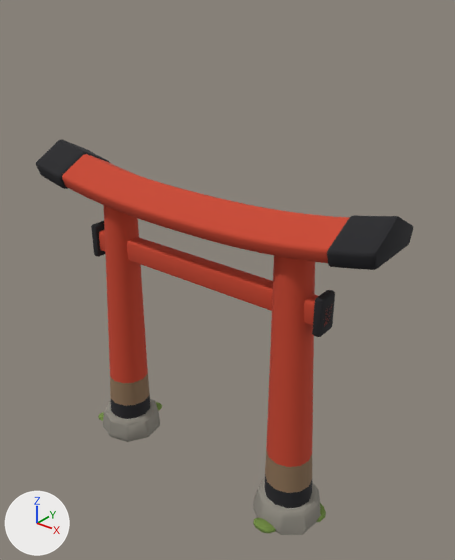
The Blender file assets/blender/torii_small.blend: old version first, new version second.
Camera for both pictures: a 50 mm lens placed at (2.61, -2.95, 3.53), pointed at (0.15, 0.13, 1.62). Every picture has the same lights, and +X, +Y and +Z are marked at lower left. The first picture is the older version.

The older version as bpy lines, for what is in view:
```python
me_torii_small = bpy.data.meshes.new('torii_small')
me_torii_small.from_pydata(...)  # 1385 vertices, 1540 faces; spans x -1.35..1.38, y -0.29..0.31, z -0.01..2.41
me_torii_small.polygons.foreach_set('use_smooth', [True] * 1540)
# faces by material slot: [394, 360, 24, 362, 400]
me_torii_small.materials.append(mat_lacquer_red)  # red #c8442b
me_torii_small.materials.append(mat_lacquer_black)  # black #1e1e22
me_torii_small.materials.append(mat_wood_faded)  # brown #8c7155
me_torii_small.materials.append(mat_stone)  # grey #8e8a80
me_torii_small.materials.append(mat_moss)  # green #6f8a3e
ob_torii_small = bpy.data.objects.new('torii_small', me_torii_small)
ob_torii_small.location = (0.0, 0.0, 0.0)
```
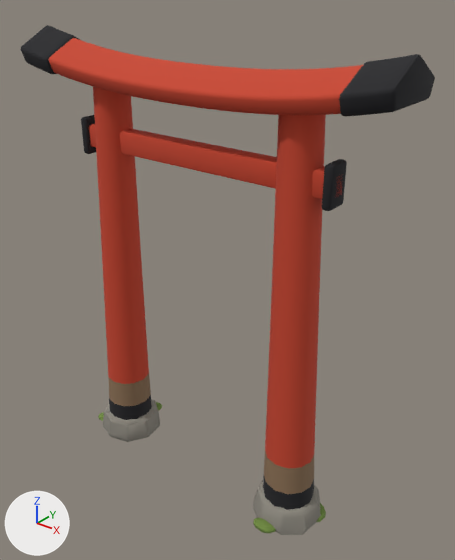
Where the newer file only moved an object's origin or applied its transform, the numbers keep the older frame.

Location of each change, (x1, y1, x2, y2) in pixels of the pictures (455 x 560 px; the box of a moved part takes in the faces that stretch with it):
'torii_small', reshaped (10% wider, 29% taller)
    before: (36, 140, 413, 535)
    after: (21, 25, 435, 535)
part 1 of me_torii_small, moved or reshaped
    before: (62, 154, 350, 263)
    after: (49, 38, 363, 115)
part 2 of me_torii_small, moved or reshaped
    before: (36, 140, 110, 189)
    after: (21, 25, 80, 74)
part 3 of me_torii_small, moved or reshaped
    before: (327, 215, 413, 270)
    after: (339, 54, 435, 117)
part 4 of me_torii_small, moved or reshaped
    before: (99, 230, 332, 326)
    after: (89, 123, 343, 199)
part 5 of me_torii_small, moved or reshaped
    before: (91, 221, 105, 257)
    after: (81, 115, 96, 154)
part 6 of me_torii_small, moved or reshaped
    before: (312, 290, 335, 337)
    after: (322, 159, 347, 211)
part 7 of me_torii_small, moved or reshaped
    before: (103, 205, 150, 419)
    after: (93, 87, 151, 420)
part 8 of me_torii_small, moved or reshaped
    before: (264, 256, 315, 508)
    after: (263, 115, 326, 510)

The change in detail:
me_torii_small is used by ob_torii_small; location (0.0, 0.0, 0.0).
me_torii_small had 1385 vertices, 1540 faces and spanned x -1.35..1.38, y -0.29..0.31, z -0.01..2.41.
me_torii_small now has 1385 vertices, 1540 faces and spans x -1.35..1.38, y -0.29..0.31, z -0.01..3.21.
me_torii_small part 1: the loose piece of 295 vertices spanning x -1.29..1.32, y -0.25..0.26, z 2.04..2.38 is moved by (0.0, 0.0, 0.8).
me_torii_small part 2: the loose piece of 115 vertices spanning x -1.35..-1.06, y -0.27..0.22, z 2.12..2.41 is moved by (0.0, 0.0, 0.8).
me_torii_small part 3: the loose piece of 115 vertices spanning x 1.09..1.38, y -0.22..0.28, z 2.11..2.4 is moved by (0.0, 0.0, 0.8).
me_torii_small part 4: the loose piece of 56 vertices spanning x -0.99..1.01, y -0.08..0.08, z 1.61..1.79 is moved by (0.0, 0.0, 0.8).
me_torii_small part 5: the loose piece of 56 vertices spanning x -0.99..-0.93, y -0.11..0.07, z 1.58..1.84 is moved by (0.0, 0.0, 0.8).
me_torii_small part 6: the loose piece of 56 vertices spanning x 0.95..1.01, y -0.06..0.11, z 1.56..1.82 is moved by (0.0, 0.0, 0.8).
me_torii_small part 7: 60 of 1385 vertices moved; they spanned x -0.97..-0.61, y -0.19..0.16, z 0.17..2.15 and now span x -0.98..-0.6, y -0.2..0.17, z 0.17..2.95; mean shift (0.0, 0.0, 0.24); largest move (-0.61, -0.01, 2.15) -> (-0.6, -0.01, 2.95).
me_torii_small part 8: 60 of 1385 vertices moved; they spanned x 0.63..0.97, y -0.16..0.19, z 0.16..2.15 and now span x 0.62..0.98, y -0.17..0.2, z 0.16..2.95; mean shift (0.0, 0.0, 0.24); largest move (0.81, 0.12, 2.15) -> (0.82, 0.13, 2.95).
